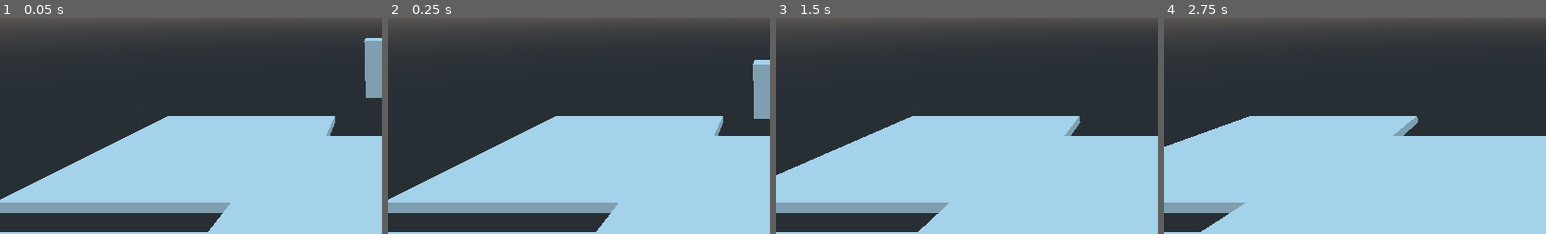
Above: before the commit, frames 1-4 (left to right).
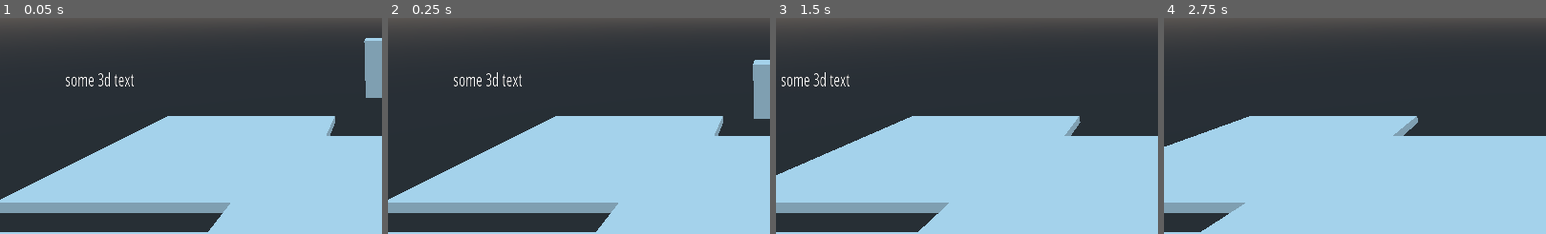
Above: after the commit, the same moments.

Repository: jonjondev/bendt-investigations
Game: Godot game, scene res://src/Main.tscn
Same seed, same stepped clock (60 frames per second), same inputs: the game is played once before the commit and once after it.
Inputs:
- Up to frame 1 (0.05 s): no input
- Up to frame 2 (0.25 s): no input
- Up to frame 3 (1.5 s): hold Right (ui_right) 0.53-1.28 s; hold Down (ui_down) from 1.28 s (still down)
- Up to frame 4 (2.75 s): release Down (ui_down) at 2.03 s; hold Right (ui_right) from 2.03 s (still down)
The pictures show only the part of the screen within x 0-50%, y 8-58%; the shares and areas given below are measured in that part.

The runs differ from the first frame. In frame 1, 0.3% of the frame differs, in the area x 17-35%, y 25-32%; in frame 2, 0.3%; in frame 3, 0.4%, in the area x 1-20%, y 25-32%; in frame 4, nothing differs.

Commit message:
Moved 3D text into its own scene

Diff:
--- /dev/null
+++ b/src/3DText.tscn
@@ -0,0 +1,51 @@
+[gd_scene load_steps=7 format=2]
+
+[ext_resource path="res://assets/DroidSans.ttf" type="DynamicFontData" id=1]
+[ext_resource path="res://src/Scripts/3DText.gd" type="Script" id=2]
+
+[sub_resource type="DynamicFont" id=1]
+size = 26
+font_data = ExtResource( 1 )
+
+[sub_resource type="QuadMesh" id=2]
+
+[sub_resource type="ViewportTexture" id=3]
+flags = 5
+viewport_path = NodePath("Viewport")
+
+[sub_resource type="SpatialMaterial" id=4]
+resource_local_to_scene = true
+flags_transparent = true
+flags_unshaded = true
+flags_albedo_tex_force_srgb = true
+albedo_texture = SubResource( 3 )
+
+[node name="3DText" type="Spatial"]
+script = ExtResource( 2 )
+
+[node name="Viewport" type="Viewport" parent="."]
+size = Vector2( 280, 180 )
+transparent_bg = true
+hdr = false
+usage = 0
+render_target_v_flip = true
+render_target_update_mode = 3
+
+[node name="Control" type="Control" parent="Viewport"]
+anchor_right = 1.0
+anchor_bottom = 1.0
+__meta__ = {
+"_edit_use_anchors_": false
+}
+
+[node name="Label" type="Label" parent="Viewport/Control"]
+anchor_right = 1.0
+anchor_bottom = 1.0
+custom_fonts/font = SubResource( 1 )
+align = 1
+valign = 1
+autowrap = true
+
+[node name="BillboardQuad" type="MeshInstance" parent="."]
+mesh = SubResource( 2 )
+material/0 = SubResource( 4 )
--- a/src/Main.tscn
+++ b/src/Main.tscn
@@ -1,32 +1,14 @@
-[gd_scene load_steps=11 format=2]
+[gd_scene load_steps=6 format=2]
 
 [ext_resource path="res://src/Player.tscn" type="PackedScene" id=1]
 [ext_resource path="res://src/Scripts/Camera.gd" type="Script" id=2]
-[ext_resource path="res://assets/DroidSans.ttf" type="DynamicFontData" id=3]
-[ext_resource path="res://src/Scripts/3DText.gd" type="Script" id=4]
+[ext_resource path="res://src/3DText.tscn" type="PackedScene" id=3]
 
 [sub_resource type="CubeMesh" id=1]
 size = Vector3( 5, 0.2, 5 )
 
 [sub_resource type="BoxShape" id=2]
 extents = Vector3( 2.5, 0.1, 2.5 )
-
-[sub_resource type="DynamicFont" id=3]
-size = 26
-font_data = ExtResource( 3 )
-
-[sub_resource type="QuadMesh" id=4]
-
-[sub_resource type="ViewportTexture" id=5]
-flags = 5
-viewport_path = NodePath("3DText/Viewport")
-
-[sub_resource type="SpatialMaterial" id=6]
-resource_local_to_scene = true
-flags_transparent = true
-flags_unshaded = true
-flags_albedo_tex_force_srgb = true
-albedo_texture = SubResource( 5 )
 
 [node name="Spatial" type="Spatial"]
 
@@ -77,32 +59,7 @@
 
 [node name="Player" parent="." instance=ExtResource( 1 )]
 
-[node name="3DText" type="Spatial" parent="."]
-script = ExtResource( 4 )
-
-[node name="Viewport" type="Viewport" parent="3DText"]
-size = Vector2( 280, 180 )
-transparent_bg = true
-hdr = false
-usage = 0
-render_target_v_flip = true
-render_target_update_mode = 3
-
-[node name="Control" type="Control" parent="3DText/Viewport"]
-anchor_right = 1.0
-anchor_bottom = 1.0
-__meta__ = {
-"_edit_use_anchors_": false
-}
-
-[node name="Label" type="Label" parent="3DText/Viewport/Control"]
-anchor_right = 1.0
-anchor_bottom = 1.0
-custom_fonts/font = SubResource( 3 )
-align = 1
-valign = 1
-autowrap = true
-
-[node name="BillboardQuad" type="MeshInstance" parent="3DText"]
-mesh = SubResource( 4 )
-material/0 = SubResource( 6 )
+[node name="3DText" parent="." instance=ExtResource( 3 )]
+transform = Transform( 2, 0, 0, 0, 1.73205, 0.5, 0, -1, 0.866025, -4.42648, 1.91543, 0 )
+text = "some 3d text"
+is_billboard = true
